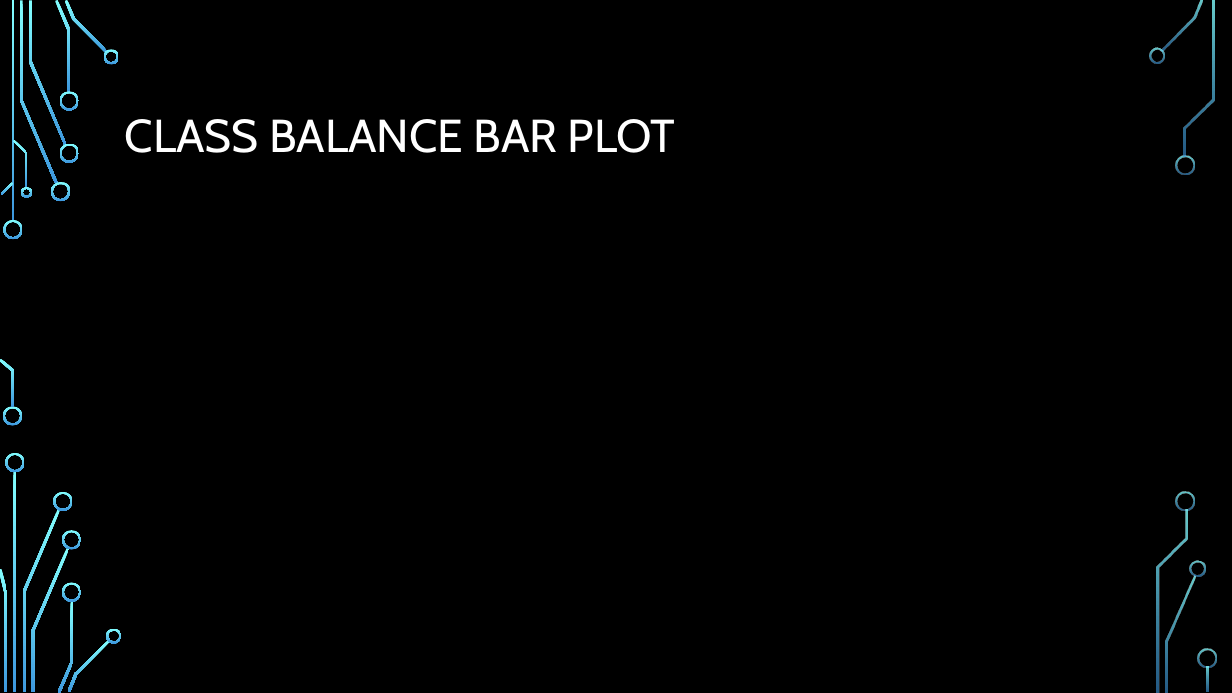
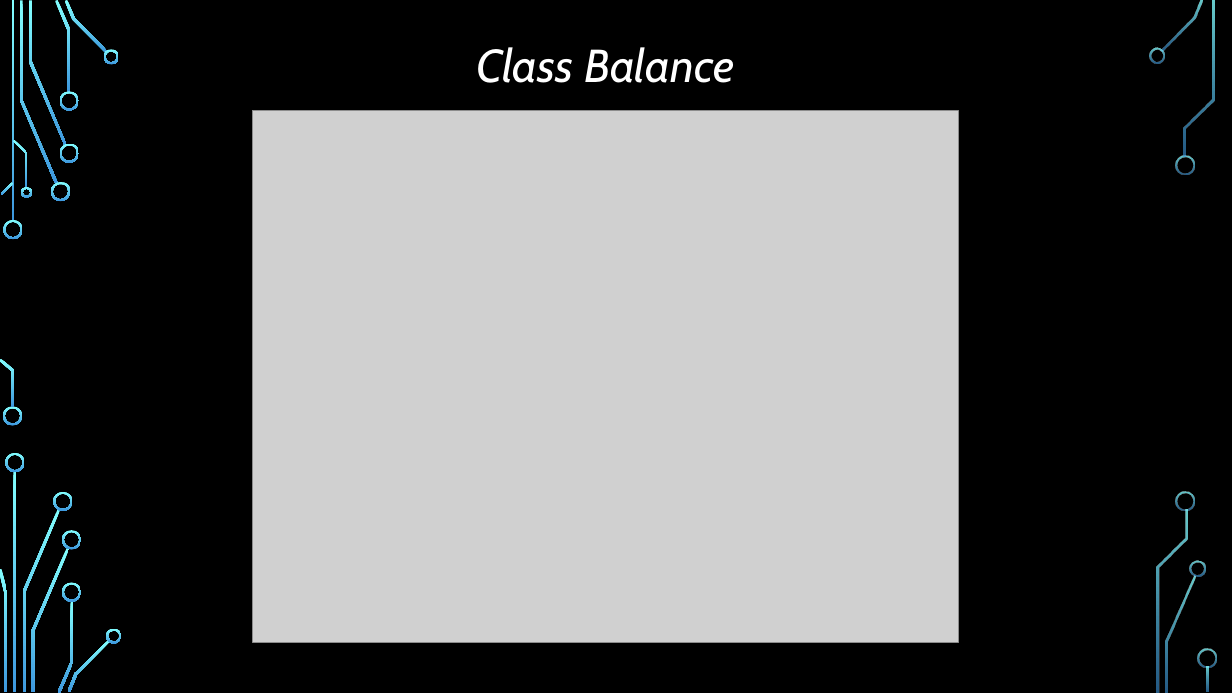
Before and after one commit to ayan1995/Thinkful, a slide deck: slide 9 of Bootcamp/Unit 4 Unsupervised Learning/Unsupervised Learning Capstone/Unsupervised Learning Capstone Presentation.pptx. Drawn at 1232x693 pixels with LibreOffice and Linux fonts; fonts in the diff are those of the drawing; grey boxes stand for pictures; background and template pictures are left out. Boxes give left, top, right and bottom in pixels: in the first picture for what was removed or moved away, otherwise in the second. Text is boxed around its words. In the diff, an @@ line names an element or a change of style, - is before the commit and + after.

```diff
--- a/Bootcamp/Unit 4 Unsupervised Learning/Unsupervised Learning Capstone/Unsupervised Learning Capstone Presentation.pptx
+++ b/Bootcamp/Unit 4 Unsupervised Learning/Unsupervised Learning Capstone/Unsupervised Learning Capstone Presentation.pptx
@@ title at (x1=476, y1=47, x2=734, y2=83): text changed; italic on @@
-CLASS BALANCE BAR PLOT
+Class Balance
@@ picture added at (x1=252, y1=110, x2=958, y2=642) @@
```
Also in this commit, not shown: 12 other slides changed, 5 slides added, 4 slides removed, 2 other files.
